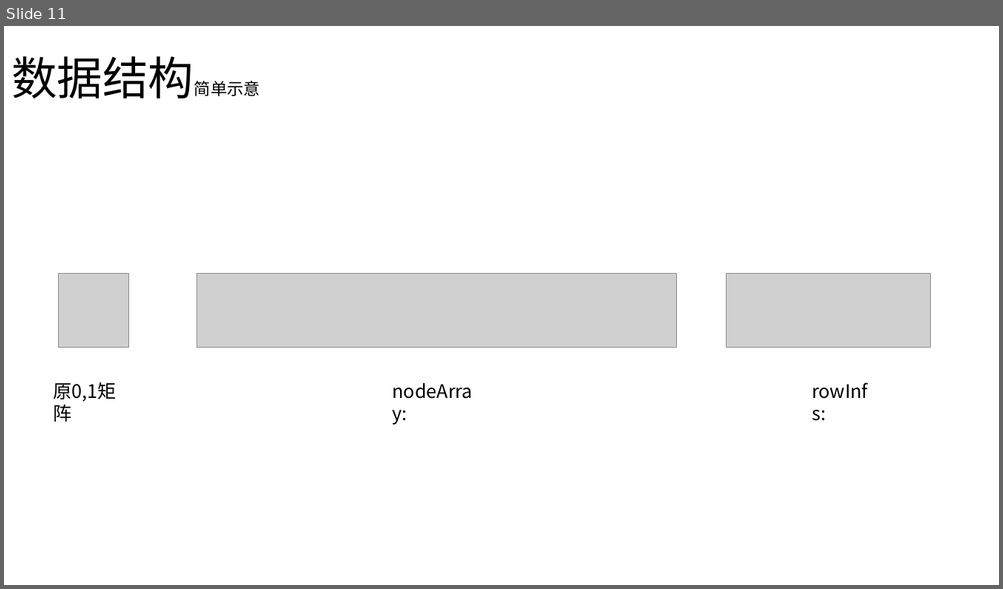
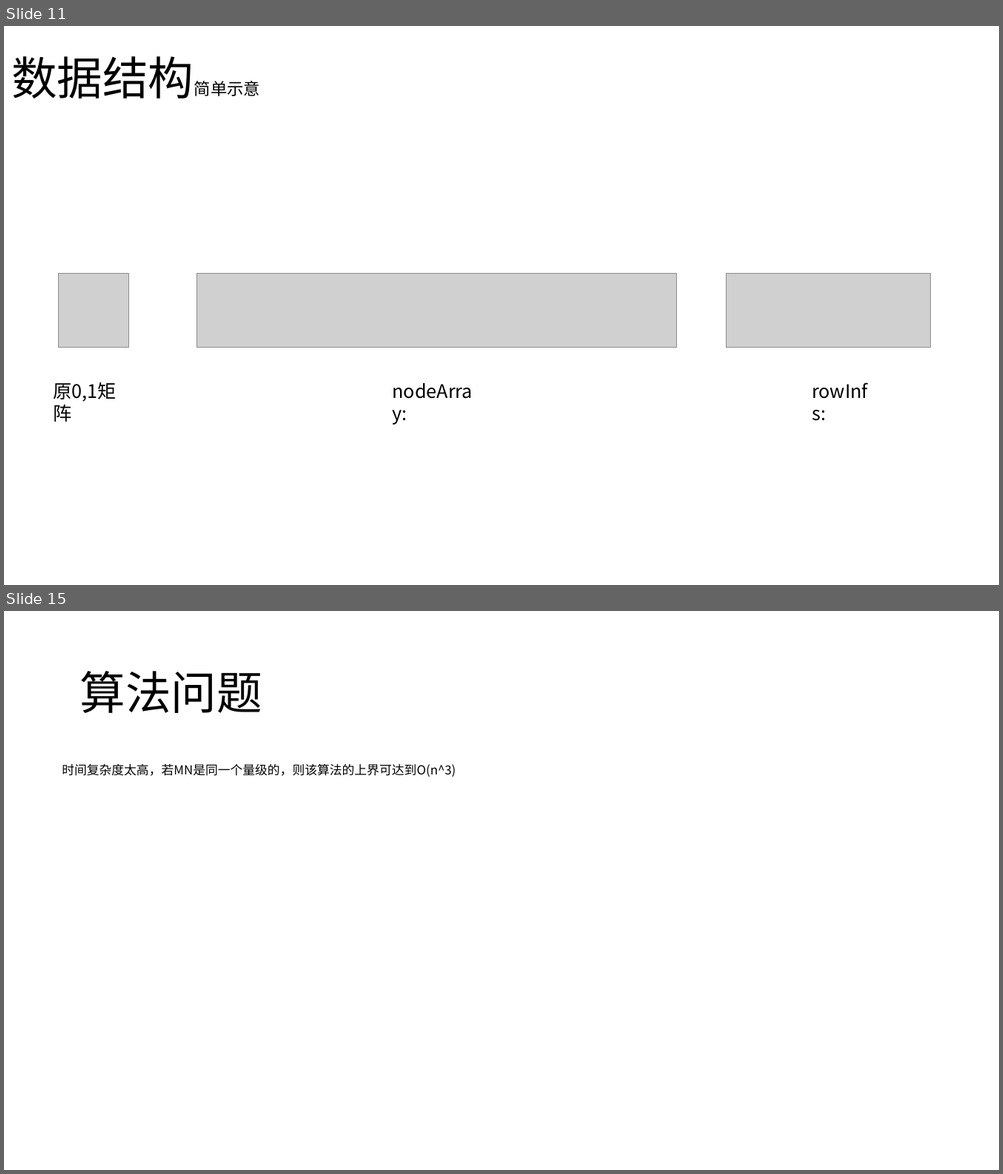
Before and after one commit to fenneishi/interview, a slide deck: yifang/4/第4题算法思路.pptx. Shown one above the other, each under a label of ours: slide 11 before the commit, slides 11 and 15 after it; the slides between them are not shown. The pictures are 1003x589 and 1003x1174 pixels, drawn with LibreOffice and Linux fonts; fonts in the diff are those of the drawing; grey boxes stand for pictures. Boxes give left, top, right and bottom in pixels: in the first picture for what was removed or moved away, otherwise in the second. Text is boxed around its words. In the diff, an @@ line names an element or a change of style, - is before the commit and + after.

```diff
--- a/yifang/4/第4题算法思路.pptx
+++ b/yifang/4/第4题算法思路.pptx
@@ slide 15 added at [4,611,999,1170], background #FFFFFF @@
@@ title added at [79,671,262,713], 44 pt, text #000000 @@
+算法问题
@@ text added at [62,764,455,777], 12 pt, text #000000 @@
+时间复杂度太高，若MN是同一个量级的，则该算法的上界可达到O(n^3)
```
Also in this commit, not shown: 1 slide changed, 2 other slides added, 1 other file.
